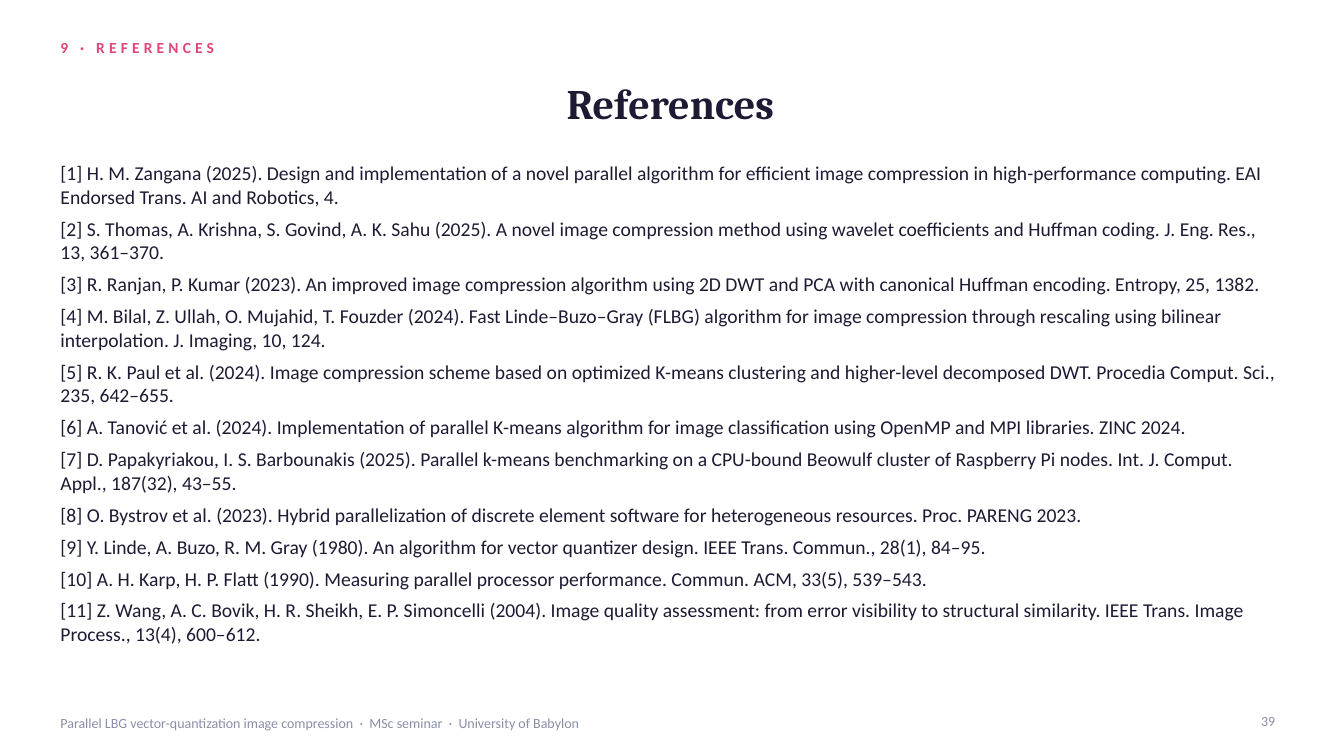
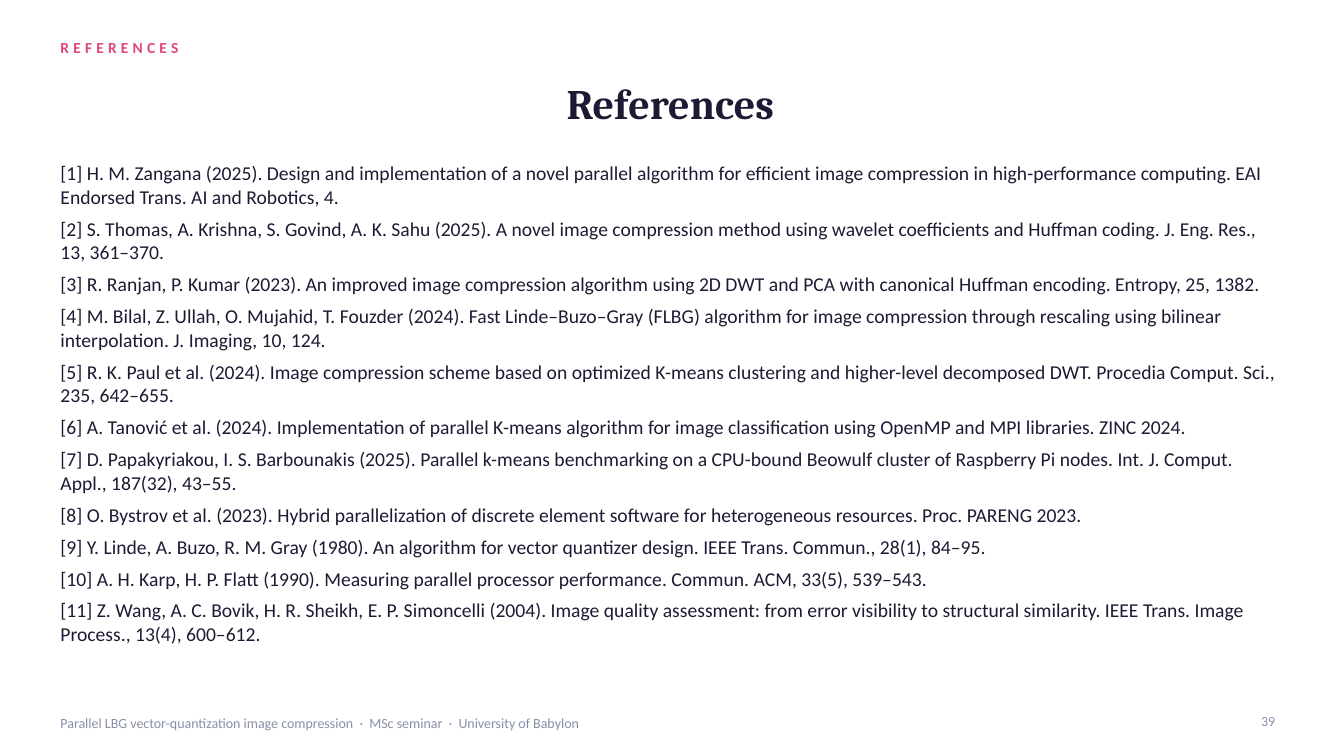
Before and after one commit to ibtihal-cpu/mihk, a slide deck: slide 39 of results/seminar/Seminar_Ibtihal_v2.pptx. Drawn at 1344x756 pixels with LibreOffice and Linux fonts; fonts in the diff are those of the drawing. Boxes give left, top, right and bottom in pixels: in the first picture for what was removed or moved away, otherwise in the second. Text is boxed around its words. In the diff, an @@ line names an element or a change of style, - is before the commit and + after.

```diff
--- a/results/seminar/Seminar_Ibtihal_v2.pptx
+++ b/results/seminar/Seminar_Ibtihal_v2.pptx
@@ text at [60,43,178,53]: text changed @@
-9 · REFERENCES
+REFERENCES
```
Also in this commit, not shown: 34 other slides changed, 3 other files.
